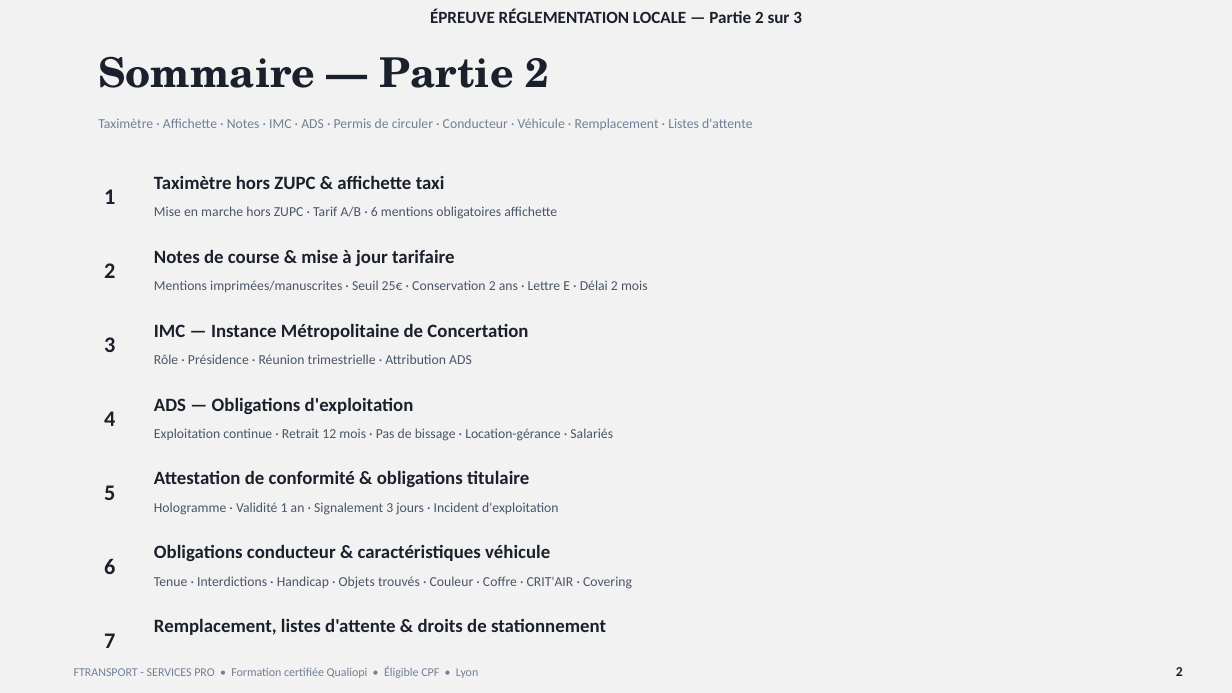
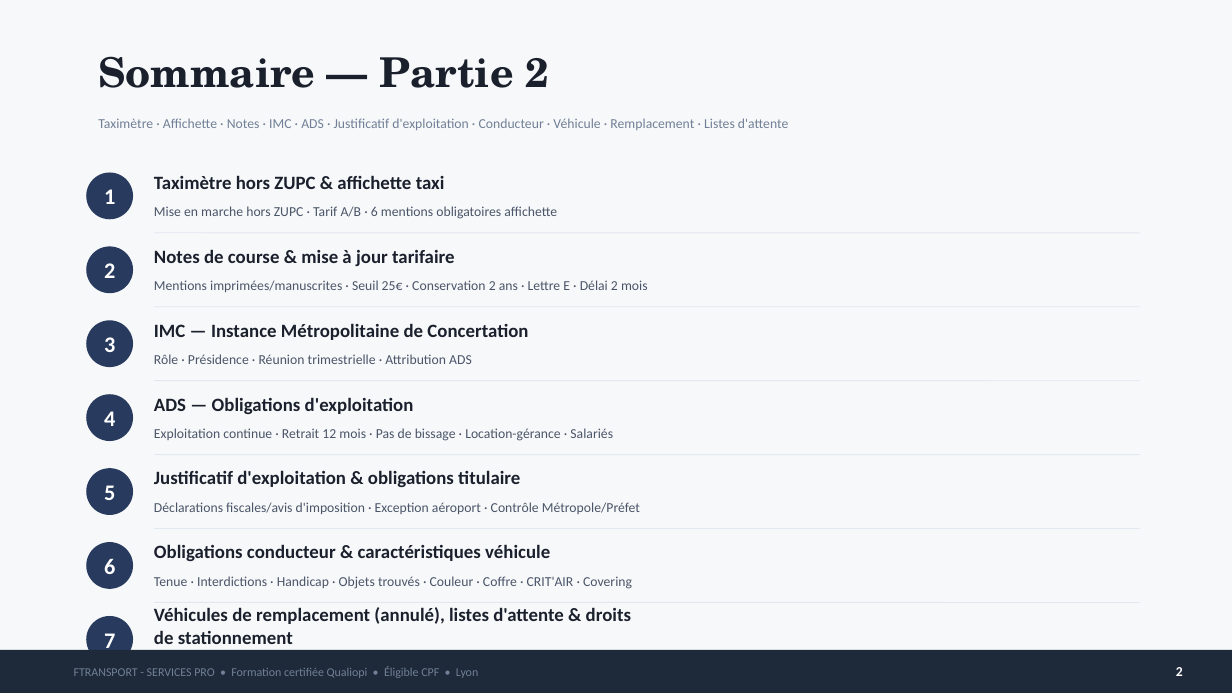
Before and after one commit to nanouf69/insight-learn-manage, a slide deck: slide 2 of public/cours/vtc/F_Locale_2.pptx. Drawn at 1232x693 pixels with LibreOffice and Linux fonts; fonts in the diff are those of the drawing. Boxes give left, top, right and bottom in pixels: in the first picture for what was removed or moved away, otherwise in the second. Text is boxed around its words. In the diff, an @@ line names an element or a change of style, - is before the commit and + after.

```diff
--- a/public/cours/vtc/F_Locale_2.pptx
+++ b/public/cours/vtc/F_Locale_2.pptx
@@ background #F2F2F2 to #F7F8FA @@
@@ text removed at <box>430,9,802,23</box> @@
-ÉPREUVE RÉGLEMENTATION LOCALE — Partie 2 sur 3
@@ text at <box>98,118,788,130</box>: text changed @@
-Taximètre · Affichette · Notes · IMC · ADS · Permis de circuler · Conducteur · Véhicule · Remplacement · Listes d'attente
+Taximètre · Affichette · Notes · IMC · ADS · Justificatif d'exploitation · Conducteur · Véhicule · Remplacement · Listes d'attente
@@ ellipse added at <box>86,172,133,219</box>, fill #283A5E @@
@@ text at <box>154,470,520,487</box>: text changed @@
-Attestation de conformité & obligations titulaire
+Justificatif d'exploitation & obligations titulaire
@@ text at <box>154,502,640,514</box>: text changed @@
-Hologramme · Validité 1 an · Signalement 3 jours · Incident d'exploitation
+Déclarations fiscales/avis d'imposition · Exception aéroport · Contrôle Métropole/Préfet
@@ fill #F2F2F2 to #283A5E in 6 elements at <box>86,246,133,293</box>, <box>86,320,133,367</box>, <box>86,394,133,441</box>, <box>86,468,133,515</box>, <box>86,542,133,589</box>, <box>86,616,133,663</box> @@
@@ text at <box>154,607,631,644</box>: text changed @@
-Remplacement, listes d'attente & droits de stationnement
+Véhicules de remplacement (annulé), listes d'attente & droits de stationnement
@@ rectangle at <box>0,650,1232,693</box>: fill #F2F2F2 to #1E2A3A @@
@@ text added at <box>154,648,555,650</box>, 8 pt, text #4A5568 @@
+Dispositif annulé CAA 19/01/2024 · Inscription · Renouvellement · Droits
@@ text colour #1A202C to #FFFFFF in 8 elements at <box>104,189,115,204</box>, <box>104,263,115,278</box>, <box>104,337,115,352</box>, <box>104,411,115,426</box>, <box>104,485,115,500</box>, <box>104,559,115,574</box>, <box>104,633,115,648</box>, <box>1176,667,1183,676</box> @@
```
Also in this commit, not shown: 13 other slides changed, 3 other files.
